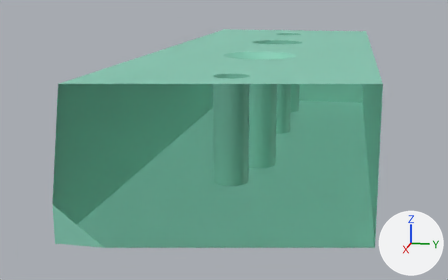
Two versions of the glTF model docs/glb/hole_features.glb, one commit apart.
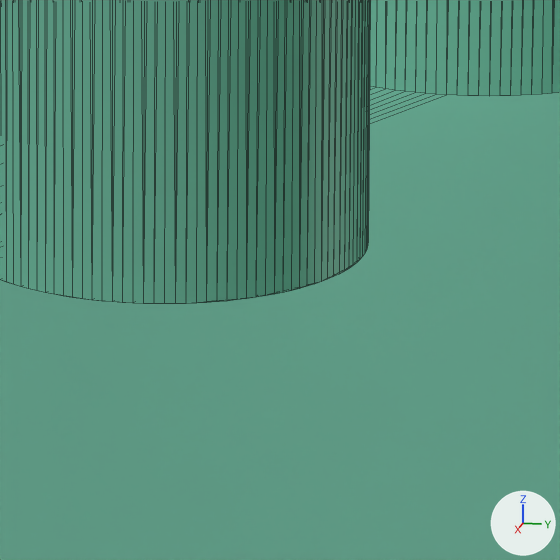
Each version appears first whole from a 50 mm camera at (178.3, 15.7, 31.8) aimed at (58.7, -8.3, 1.8), and next in a close-up on the part from 48% to 59% of the width and 57% to 74% of the height. Every picture has the same lights, and +X, +Y and +Z are marked at lower right. The first two pictures are the older version. The close-ups show mesh edges as thin lines. Everything nearer to the camera than a plane just in front of the edit is cut away. Vertices at exactly the same position are counted once.

In view in the first close-up: 'hole features block'.
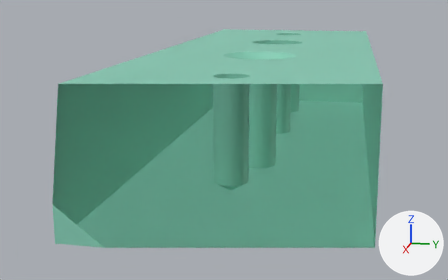
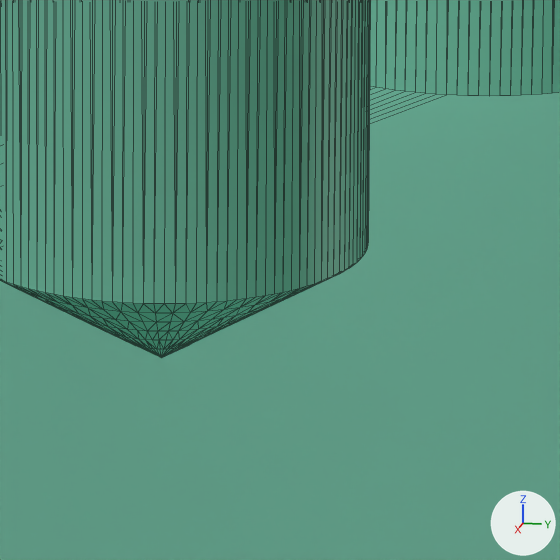
Changed parts and their boxes (x1, y1, x2, y2) in the close-ups (560 x 560 px):
part 1 of me_hole_features_block, added (green)
    after: (0, 279, 328, 358)

Diff of the bpy script that builds the scene:
```diff
--- a/docs/glb/hole_features.glb.py
+++ b/docs/glb/hole_features.glb.py
@@ me_hole_features_block @@
 # used by ob_hole_features_block; location = (0.0, 0.0, 0.0)
-me_hole_features_block.from_pydata(...)  # 1583 vertices, 3174 faces; spans x 0.0..110.0, y -20.0..20.0, z 0.0..20.0
+me_hole_features_block.from_pydata(...)  # 1899 vertices, 3806 faces; spans x 0.0..110.0, y -20.0..20.0, z 0.0..20.0
+# me_hole_features_block part 1: 316 vertices added at x 92.9..97.1, y -2.1..2.1, z 3.5..4.7
 me_hole_features_block.materials.append(mat_defaultmaterial)
```
